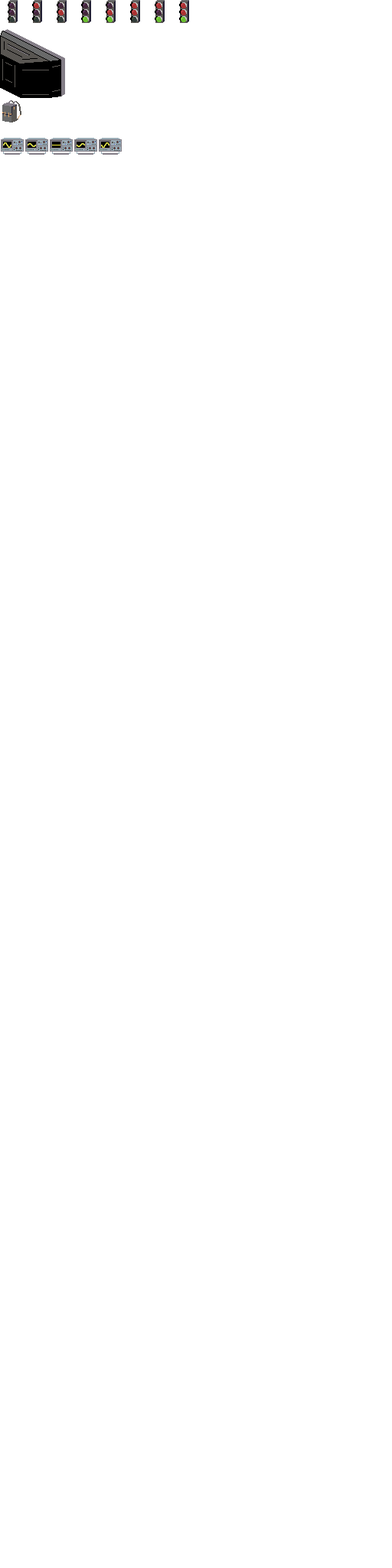
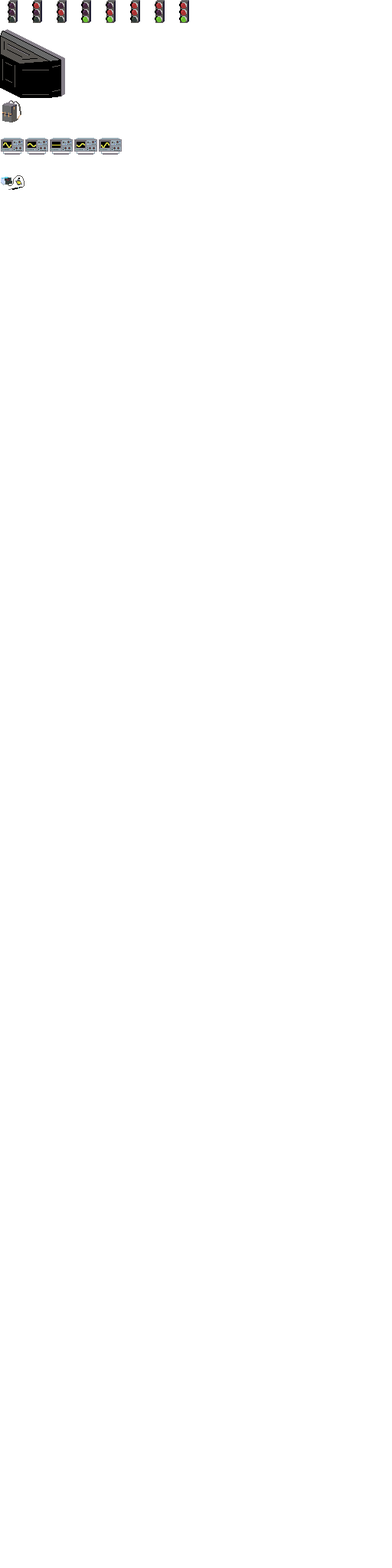
Two versions of the same layered image (392px x 1568px). Layer-by-layer changes:
renamed "rucksack" to "loetstation.png", moved it above "tilesheet.png", painted on it over [0, 175, 25, 190]
